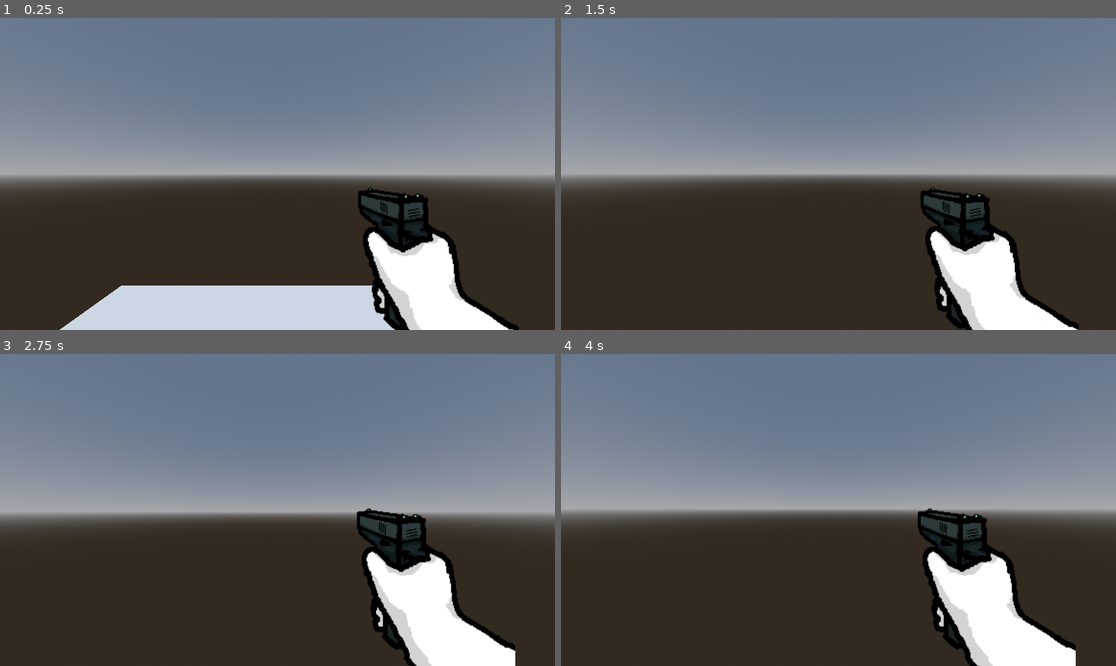
Above: before the commit, frames 1-4 (two rows, left to right).
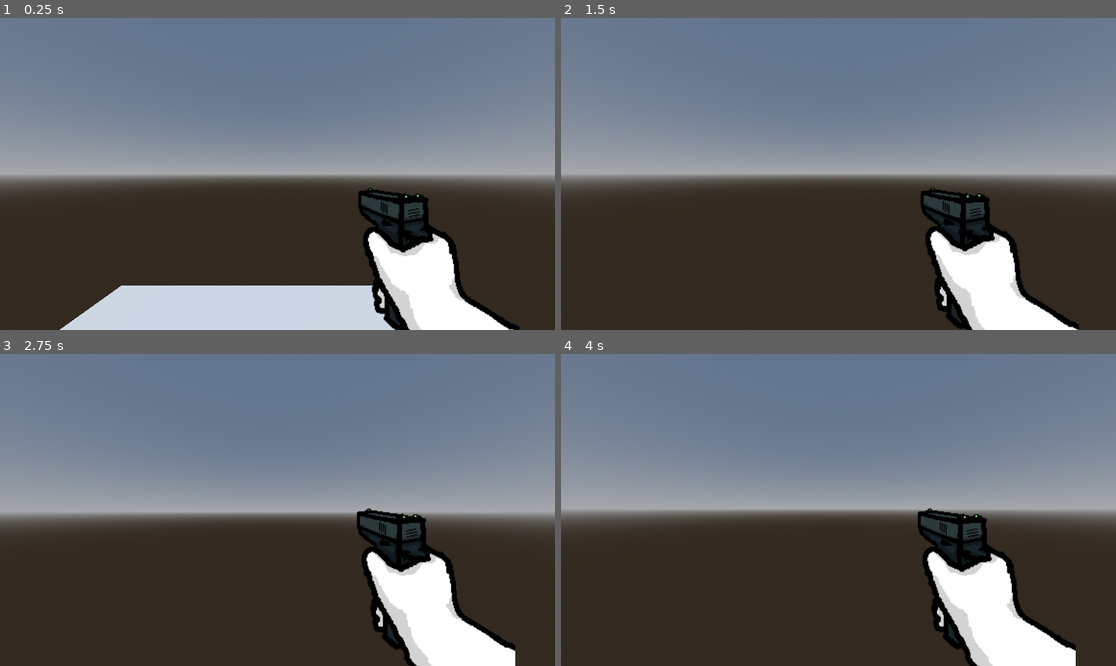
Above: after the commit, the same moments.

Repository: cellos51/2d-weapon-system
Game: Godot game, scene res://main.tscn
Same seed, same stepped clock (60 frames per second), same inputs: the game is played once before the commit and once after it.
Inputs (mouse positions are in pixels of both pictures, inside the frame that each line leads up to):
- Up to frame 1 (0.25 s): no input
- Up to frame 2 (1.5 s): move the mouse to (866, 174) at 0.52 s; hold W (game_forward) from 0.53 s (still down); click (866, 174) at 0.6 s; tap Space (game_jump) at 0.77 s; move the mouse to (810, 174) at 1.27 s; click (810, 174) at 1.35 s
- Up to frame 3 (2.75 s): keep holding W (game_forward); tap Space (game_jump) at 1.52 s; move the mouse to (288, 503) at 2.02 s; click (288, 503) at 2.1 s
- Up to frame 4 (4 s): keep holding W (game_forward); tap Enter at 2.75 s; move the mouse to (832, 516) at 2.77 s; click (832, 516) at 2.85 s; tap Space (game_jump) at 3.02, 3.77 s; move the mouse to (877, 513) at 3.52 s; click (877, 513) at 3.6 s

The runs differ from the first frame. In frame 1, 0.1% of the frame differs, in the area x 66-94%, y 54-100%; in frame 2, less than 0.1%; in frame 3, less than 0.1%; in frame 4, less than 0.1%.

Commit message:
move to pure objects and add audio

Diff:
--- a/player/player.gd
+++ b/player/player.gd
@@ -78,5 +78,5 @@
 	elif is_instance_valid(weapon):
 		weapon.queue_free()
 
-	weapon = weapon_data.scene.instantiate()
+	weapon = Weapon.new(weapon_data)
 	player_camera.add_child(weapon)
--- a/weapons/glock/glock.tscn
+++ /dev/null
@@ -1,15 +0,0 @@
-[gd_scene format=3 uid="uid://chvweljbn0l5e"]
-
-[ext_resource type="Script" uid="uid://d007ohnywkhtg" path="res://weapons/weapon.gd" id="1_d2fyb"]
-[ext_resource type="Texture2D" uid="uid://da4h4j5b27f7t" path="res://weapons/glock/glock.png" id="2_f4o8q"]
-
-[node name="Glock" type="Node3D" unique_id=37725086]
-script = ExtResource("1_d2fyb")
-
-[node name="View" type="Node3D" parent="." unique_id=540104978]
-transform = Transform3D(1, 0, 0, 0, 1, 0, 0, 0, 1, 0.515, -0.377, -0.687)
-
-[node name="Sprite3D" type="Sprite3D" parent="View" unique_id=1674475011]
-transform = Transform3D(0.43, 0, 0, 0, 0.43, 0, 0, 0, 0.43, 0, 0, 0)
-texture = ExtResource("2_f4o8q")
-hframes = 4
--- a/weapons/glock/glock_data.tres
+++ b/weapons/glock/glock_data.tres
@@ -1,10 +1,15 @@
 [gd_resource type="Resource" script_class="WeaponData" format=3 uid="uid://cwmhgikenl3dv"]
 
+[ext_resource type="AudioStream" uid="uid://b2b5xr0yvlc17" path="res://weapons/glock/fire.mp3" id="1_0as8u"]
 [ext_resource type="Script" uid="uid://c44c5isnymvna" path="res://weapons/weapon_data.gd" id="1_150wc"]
-[ext_resource type="PackedScene" uid="uid://chvweljbn0l5e" path="res://weapons/glock/glock.tscn" id="1_lpvc4"]
+[ext_resource type="PackedScene" uid="uid://bvipgb23yjsmo" path="res://weapons/glock/glock_view.tscn" id="2_tftp7"]
+
+[sub_resource type="AudioStreamRandomizer" id="AudioStreamRandomizer_0as8u"]
+streams_count = 1
+stream_0/stream = ExtResource("1_0as8u")
 
 [resource]
 script = ExtResource("1_150wc")
-name = "glock"
-scene = ExtResource("1_lpvc4")
+view_scene = ExtResource("2_tftp7")
+attack_audio = SubResource("AudioStreamRandomizer_0as8u")
 metadata/_custom_type_script = "uid://c44c5isnymvna"
--- /dev/null
+++ b/weapons/glock/glock_view.tscn
@@ -0,0 +1,10 @@
+[gd_scene format=3 uid="uid://bvipgb23yjsmo"]
+
+[ext_resource type="Texture2D" uid="uid://da4h4j5b27f7t" path="res://weapons/glock/glock.png" id="1_gxu2r"]
+
+[node name="View" type="Node3D" unique_id=2098673217]
+
+[node name="Sprite3D" type="Sprite3D" parent="." unique_id=2108099754]
+transform = Transform3D(0.43, 0, 0, 0, 0.43, 0, 0, 0, 0.43, 0.515, -0.377, -0.687)
+texture = ExtResource("1_gxu2r")
+hframes = 4
--- a/weapons/weapon.gd
+++ b/weapons/weapon.gd
@@ -22,10 +22,23 @@
 var elapsed_time_walking: float = 0.0
 var walking_speed: float = 0.0
 
-var gun_view_last_position := Vector3()
+var last_position := Vector3()
 
-@onready var gun_view: Node3D = $View
+var gun_view: Node3D = null
+var gun_attack_audio: AudioStreamPlayer = null
+
 @onready var gun_view_initial_position: Vector3 = gun_view.transform.origin
+
+
+
+
+func _init(weapon_data: WeaponData) -> void:
+	gun_view = weapon_data.view_scene.instantiate()
+	add_child(gun_view)
+
+	gun_attack_audio = AudioStreamPlayer.new()
+	gun_attack_audio.stream = weapon_data.attack_audio
+	add_child(gun_attack_audio)
 
 
 func _process(delta: float) -> void:
@@ -37,11 +50,11 @@
 			view_sway_position +
 			view_bob_position +
 			view_recoil_position)
-	gun_view_last_position = gun_view.global_position
+	last_position = (global_position - global_transform.basis.z)
 
 
 func _view_sway(delta: float) -> void:
-	view_sway_position -= global_transform.basis.inverse() * (gun_view.global_position - gun_view_last_position)
+	view_sway_position -= global_transform.basis.inverse() * ((global_position - global_transform.basis.z) - last_position)
 	view_sway_position = view_sway_position.clamp(-VIEW_SWAY_MAX_DISTANCE, VIEW_SWAY_MAX_DISTANCE)
 
 	view_sway_position.x = lerp(view_sway_position.x, 0.0, VIEW_SWAY_SPEED.x * delta)
@@ -62,6 +75,8 @@
 
 
 func attack() -> void:
+	gun_attack_audio.play()
+
 	var recoil_vector := Vector2.RIGHT.rotated(VIEW_RECOIL_ANGLE) * VIEW_RECOIL_INTENSITY
 	view_recoil_position.x -= recoil_vector.x
 	view_recoil_position.y += recoil_vector.y
--- a/weapons/weapon_data.gd
+++ b/weapons/weapon_data.gd
@@ -1,4 +1,5 @@
 class_name WeaponData
 extends Resource
 
-@export var scene: PackedScene
+@export var view_scene: PackedScene
+@export var attack_audio: AudioStream
Not shown, added: weapons/glock/fire.mp3.import
Not shown, added: weapons/glock/fire.mp3
Not shown, added: weapons/glock/fire.mpga
